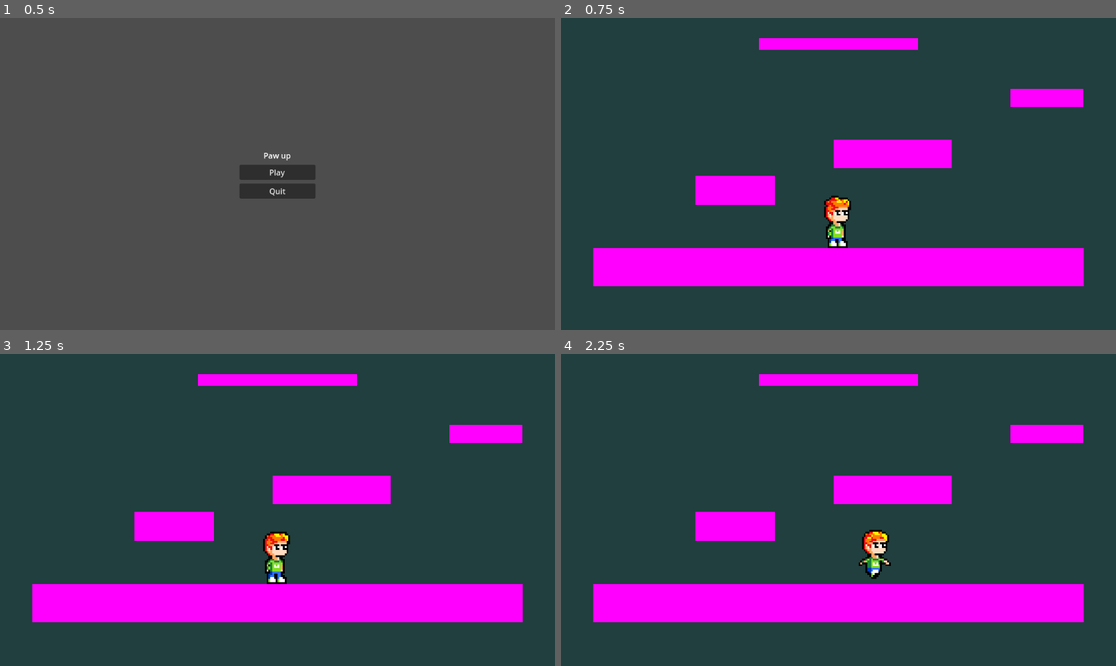
Above: before the commit, frames 1-4 (two rows, left to right).
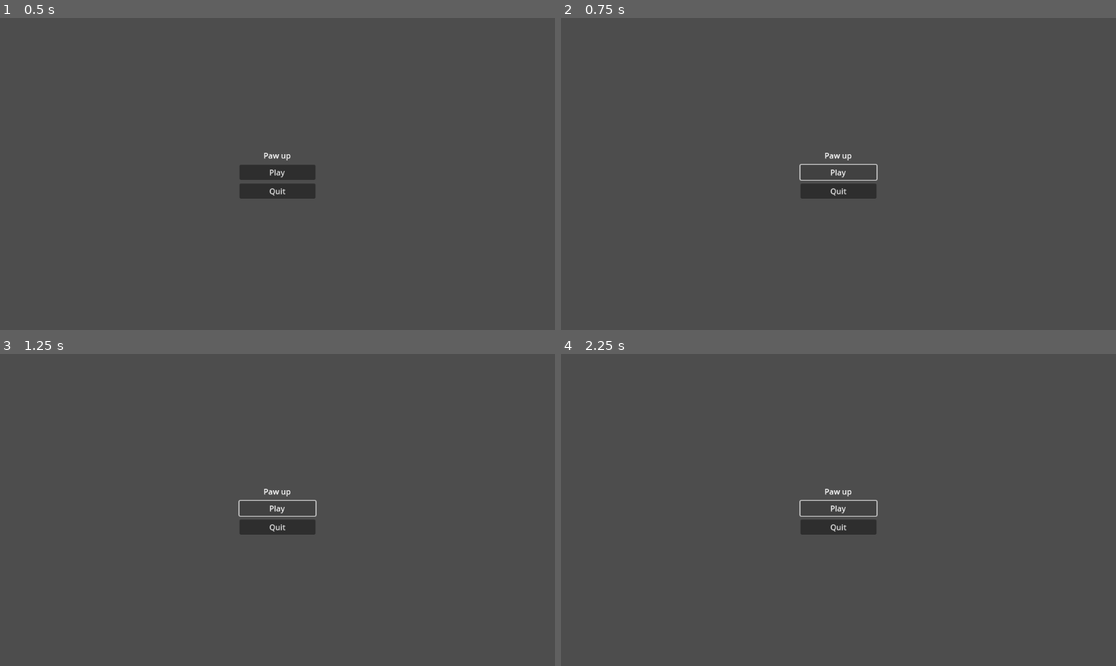
Above: after the commit, the same moments.

Repository: awowy/Cat-Game
Game: Godot game, scene res://scenes/Mainmenu.tscn
Same seed, same stepped clock (60 frames per second), same inputs: the game is played once before the commit and once after it. This scene is started directly instead of the project's main scene.
Inputs (mouse positions are in pixels of both pictures, inside the frame that each line leads up to):
- Up to frame 1 (0.5 s): no input
- Up to frame 2 (0.75 s): click "Play" at 0.5 s
- Up to frame 3 (1.25 s): no input
- Up to frame 4 (2.25 s): click (838, 506) at 1.25 s, where only the run after the commit has a clickable "Play"; tap Enter (ui_accept) at 2 s; hold D (Right) from 2.03 s (still down)

Frame 1 is identical in both runs. In frame 2, 99% of the frame differs, in the area x 0-100%, y 0-100%; in frame 3, 99%; in frame 4, 99%.

Commit message:
feat: add pause menu

Diff:
--- a/cat-game/project.godot
+++ b/cat-game/project.godot
@@ -53,6 +53,11 @@
 , Object(InputEventKey,"resource_local_to_scene":false,"resource_name":"","device":-1,"window_id":0,"alt_pressed":false …(182 unchanged characters)…
 ]
 }
+Pause={
+"deadzone": 0.2,
+"events": [Object(InputEventKey,"resource_local_to_scene":false,"resource_name":"","device":-1,"window_id":0,"alt_pressed":false,"shift_pressed":false,"ctrl_pressed":false,"meta_pressed":false,"pressed":false,"keycode":0,"physical_keycode":4194305,"key_label":0,"unicode":0,"location":0,"echo":false,"script":null)
+]
+}
 
 [rendering]
 
--- a/cat-game/scenes/Mainmenu.tscn
+++ b/cat-game/scenes/Mainmenu.tscn
@@ -1,6 +1,7 @@
-[gd_scene load_steps=2 format=3 uid="uid://cvh08qpsgwm7i"]
+[gd_scene load_steps=3 format=3 uid="uid://cvh08qpsgwm7i"]
 
 [ext_resource type="Script" uid="uid://dxy2dr51ywhdw" path="res://scripts/mainmenu.gd" id="1_gmv32"]
+[ext_resource type="AudioStream" uid="uid://boqjrsai56qat" path="res://assets/audios/click.mp3" id="2_n47lj"]
 
 [node name="Mainmenu" type="Control"]
 layout_mode = 3
@@ -39,5 +40,8 @@
 layout_mode = 2
 text = "Quit"
 
+[node name="click" type="AudioStreamPlayer2D" parent="."]
+stream = ExtResource("2_n47lj")
+
 [connection signal="pressed" from="menupanel/Playbutton" to="." method="_on_play_pressed"]
 [connection signal="pressed" from="menupanel/quitbutton" to="." method="_on_quit_pressed"]
--- a/cat-game/scenes/gameover.tscn
+++ b/cat-game/scenes/gameover.tscn
@@ -1,6 +1,8 @@
-[gd_scene load_steps=2 format=3 uid="uid://d2oykhduxfl88"]
+[gd_scene load_steps=4 format=3 uid="uid://d2oykhduxfl88"]
 
 [ext_resource type="Script" uid="uid://dplnrxhyeasli" path="res://scripts/gameover.gd" id="1_ncp31"]
+[ext_resource type="AudioStream" uid="uid://boqjrsai56qat" path="res://assets/audios/click.mp3" id="2_dy3ie"]
+[ext_resource type="AudioStream" uid="uid://crk43d8xgeooc" path="res://assets/audios/gameover.mp3" id="3_2mkfd"]
 
 [node name="Gameover" type="Control"]
 layout_mode = 3
@@ -37,5 +39,11 @@
 layout_mode = 2
 text = "home"
 
+[node name="click" type="AudioStreamPlayer2D" parent="."]
+stream = ExtResource("2_dy3ie")
+
+[node name="gameoversound" type="AudioStreamPlayer2D" parent="."]
+stream = ExtResource("3_2mkfd")
+
 [connection signal="pressed" from="VBoxContainer/retrybutton" to="." method="_on_retrybutton_pressed"]
 [connection signal="pressed" from="VBoxContainer/homebutton" to="." method="_on_homebutton_pressed"]
--- /dev/null
+++ b/cat-game/scenes/pausemenu.tscn
@@ -0,0 +1,53 @@
+[gd_scene load_steps=3 format=3 uid="uid://bbesoghh1l3ul"]
+
+[ext_resource type="Script" uid="uid://cydy0as51pb5r" path="res://scripts/pausemenu.gd" id="1_3otxd"]
+[ext_resource type="AudioStream" uid="uid://boqjrsai56qat" path="res://assets/audios/click.mp3" id="2_r33we"]
+
+[node name="Pausemenu" type="Control"]
+layout_mode = 3
+anchors_preset = 8
+anchor_left = 0.5
+anchor_top = 0.5
+anchor_right = 0.5
+anchor_bottom = 0.5
+grow_horizontal = 2
+grow_vertical = 2
+script = ExtResource("1_3otxd")
+
+[node name="VBoxContainer" type="VBoxContainer" parent="."]
+layout_mode = 1
+anchors_preset = 8
+anchor_left = 0.5
+anchor_top = 0.5
+anchor_right = 0.5
+anchor_bottom = 0.5
+offset_left = -20.0
+offset_top = -20.0
+offset_right = 20.0
+offset_bottom = 20.0
+grow_horizontal = 2
+grow_vertical = 2
+
+[node name="paused" type="Label" parent="VBoxContainer"]
+layout_mode = 2
+size_flags_horizontal = 4
+text = "Paused"
+
+[node name="resumebutton" type="Button" parent="VBoxContainer"]
+layout_mode = 2
+text = "Resume"
+
+[node name="Retrybutton" type="Button" parent="VBoxContainer"]
+layout_mode = 2
+text = "Retry"
+
+[node name="Homebutton" type="Button" parent="VBoxContainer"]
+layout_mode = 2
+text = "Home"
+
+[node name="click" type="AudioStreamPlayer2D" parent="."]
+stream = ExtResource("2_r33we")
+
+[connection signal="pressed" from="VBoxContainer/resumebutton" to="." method="_on_resumebutton_pressed"]
+[connection signal="pressed" from="VBoxContainer/Retrybutton" to="." method="_on_retrybutton_pressed"]
+[connection signal="pressed" from="VBoxContainer/Homebutton" to="." method="_on_homebutton_pressed"]
--- a/cat-game/scripts/deathtrigger.gd
+++ b/cat-game/scripts/deathtrigger.gd
@@ -13,3 +13,5 @@
 	go.visible = true
 	go.process_mode = Node.PROCESS_MODE_ALWAYS
 	get_tree().paused = true
+	var pm = get_parent().get_node("Pausemenu")
+	pm.process_mode = Node.PROCESS_MODE_DISABLED
--- a/cat-game/scripts/gameover.gd
+++ b/cat-game/scripts/gameover.gd
@@ -1,25 +1,31 @@
 extends Control
 
+@onready var sfx_gameover = $gameoversound
+@onready var click = $click
 
-# Called when the node enters the scene tree for the first time.
+var is_gameover = false
+
 func _ready() -> void:
+	visible = false
+	sfx_gameover.process_mode = Node.PROCESS_MODE_ALWAYS
+	click.process_mode = Node.PROCESS_MODE_ALWAYS
 
-	visible = false
-
-
-# Called every frame. 'delta' is the elapsed time since the previous frame.
 func _process(delta: float) -> void:
-	pass
-
+	if visible and not is_gameover:
+		sfx_gameover.play()
+		is_gameover = true
 
 func _on_retrybutton_pressed():
+	click.play()
+	await click.finished
+	is_gameover = false
 	get_tree().paused = false
 	visible = false
 	get_tree().reload_current_scene()
 
-
-
-
 func _on_homebutton_pressed():
+	click.play()
+	await click.finished
+	is_gameover = false
 	get_tree().paused = false
 	get_tree().change_scene_to_file("res://scenes/mainmenu.tscn")
--- a/cat-game/scripts/mainmenu.gd
+++ b/cat-game/scripts/mainmenu.gd
@@ -1,5 +1,6 @@
 extends Control
 
+@onready var click = $click
 
 # Called when the node enters the scene tree for the first time.
 func _ready() -> void:
@@ -13,9 +14,11 @@
 
 #testing func on main.tscn
 func _on_play_pressed():
-
+	click.play()
+	await click.finished
 	get_tree().change_scene_to_file("res://scenes/main.tscn")
 
 func _on_quit_pressed():
-
+	click.play()
+	await click.finished
 	get_tree().quit()
--- /dev/null
+++ b/cat-game/scripts/pausemenu.gd
@@ -0,0 +1,41 @@
+extends Control
+
+var paused = false
+@onready var click = $click
+
+func _ready() -> void:
+	visible = false
+	process_mode = Node.PROCESS_MODE_ALWAYS
+
+func _process(delta: float) -> void:
+	if Input.is_action_just_pressed("Pause"):
+		click.play()
+		if not paused:
+			paused = true
+			visible = true
+			get_tree().paused = true
+		else:
+			paused = false
+			visible = false
+			get_tree().paused = false
+
+func _on_resumebutton_pressed() -> void:
+	click.play()
+	paused = false
+	visible = false
+	get_tree().paused = false
+
+func _on_retrybutton_pressed() -> void:
+	click.play()
+	await click.finished
+	paused = false
+	visible = false
+	get_tree().paused = false
+	get_tree().reload_current_scene()
+
+func _on_homebutton_pressed() -> void:
+	click.play()
+	await click.finished
+	paused = false
+	get_tree().paused = false
+	get_tree().change_scene_to_file("res://scenes/mainmenu.tscn")
Not shown, added: cat-game/assets/audios/click.mp3.import
Not shown, added: cat-game/assets/audios/gameover.mp3.import
Not shown, added: cat-game/scripts/pausemenu.gd.uid
Not shown, added: cat-game/assets/audios/click.mp3
Not shown, added: cat-game/assets/audios/gameover.mp3
